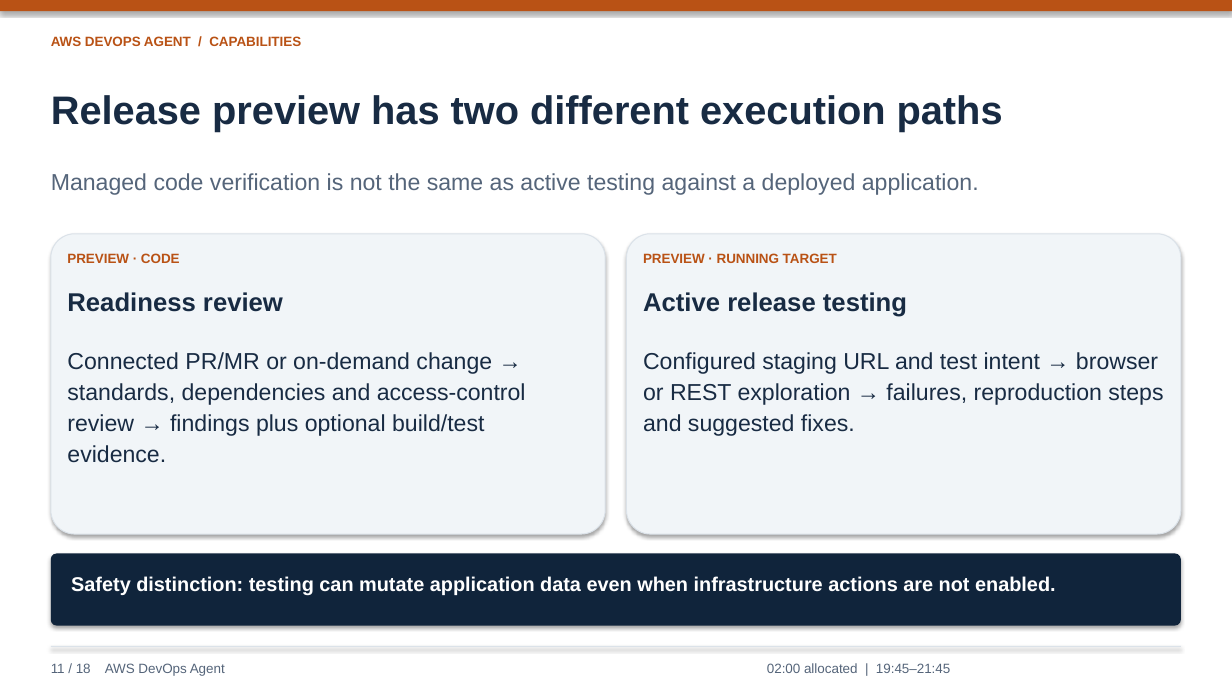
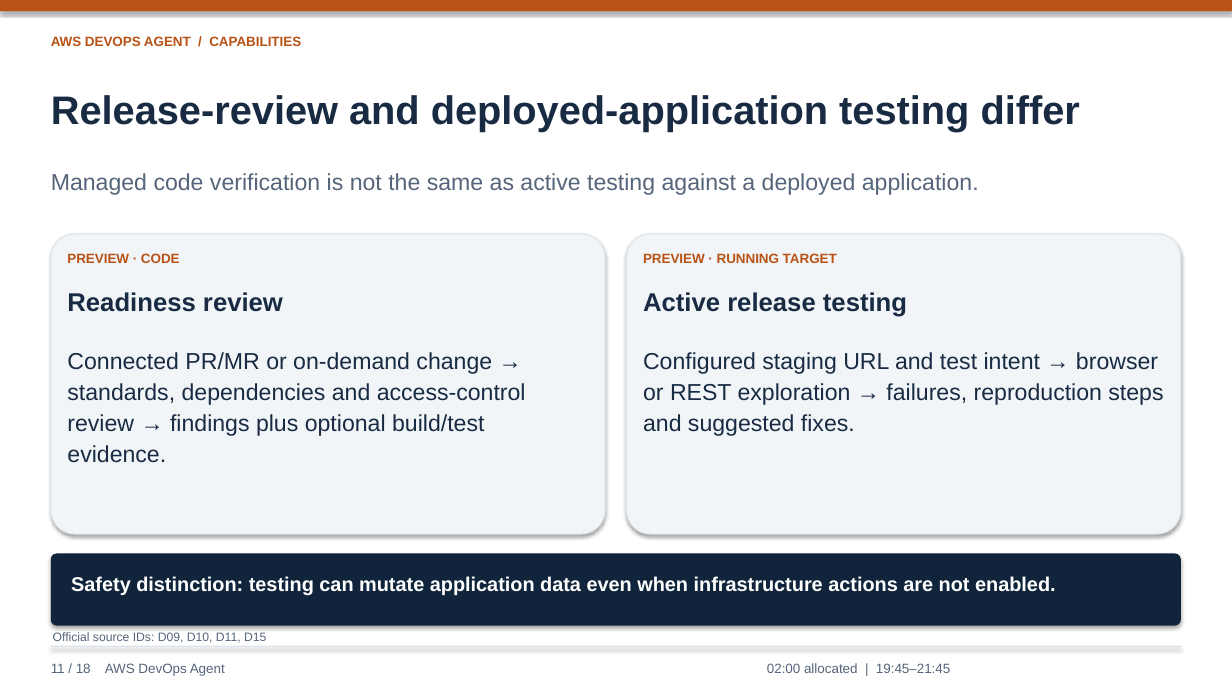
Before and after one commit to lyrel-dev/frontier-agents, a slide deck: slide 11 of presentations/aws-devops-agent-presentation.pptx. Drawn at 1232x693 pixels with LibreOffice and Linux fonts; fonts in the diff are those of the drawing. Boxes give left, top, right and bottom in pixels: in the first picture for what was removed or moved away, otherwise in the second. Text is boxed around its words. In the diff, an @@ line names an element or a change of style, - is before the commit and + after.

```diff
--- a/presentations/aws-devops-agent-presentation.pptx
+++ b/presentations/aws-devops-agent-presentation.pptx
@@ text at [51,95,1080,131]: text changed @@
-Release preview has two different execution paths
+Release-review and deployed-application testing differ
@@ text added at [53,632,266,643], 9.5 pt, text #55657A @@
+Official source IDs: D09, D10, D11, D15
```
Also in this commit, not shown: 17 other slides changed, 19 slides added.
